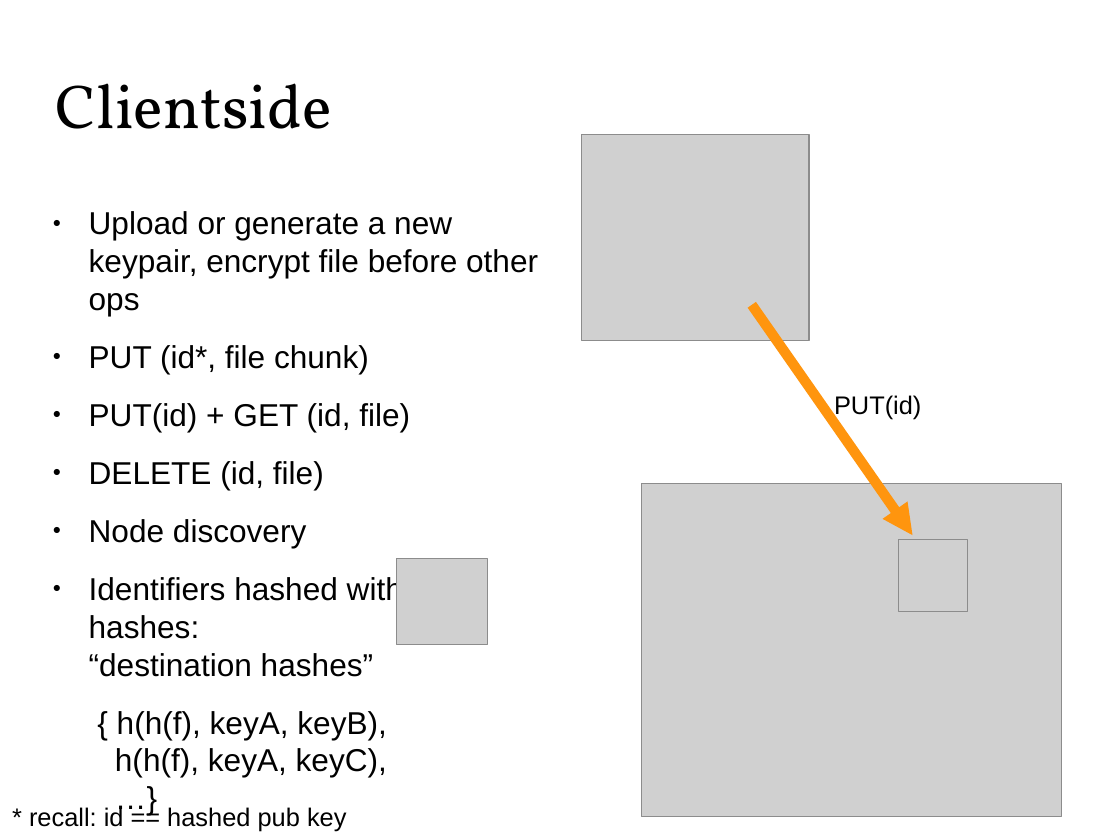
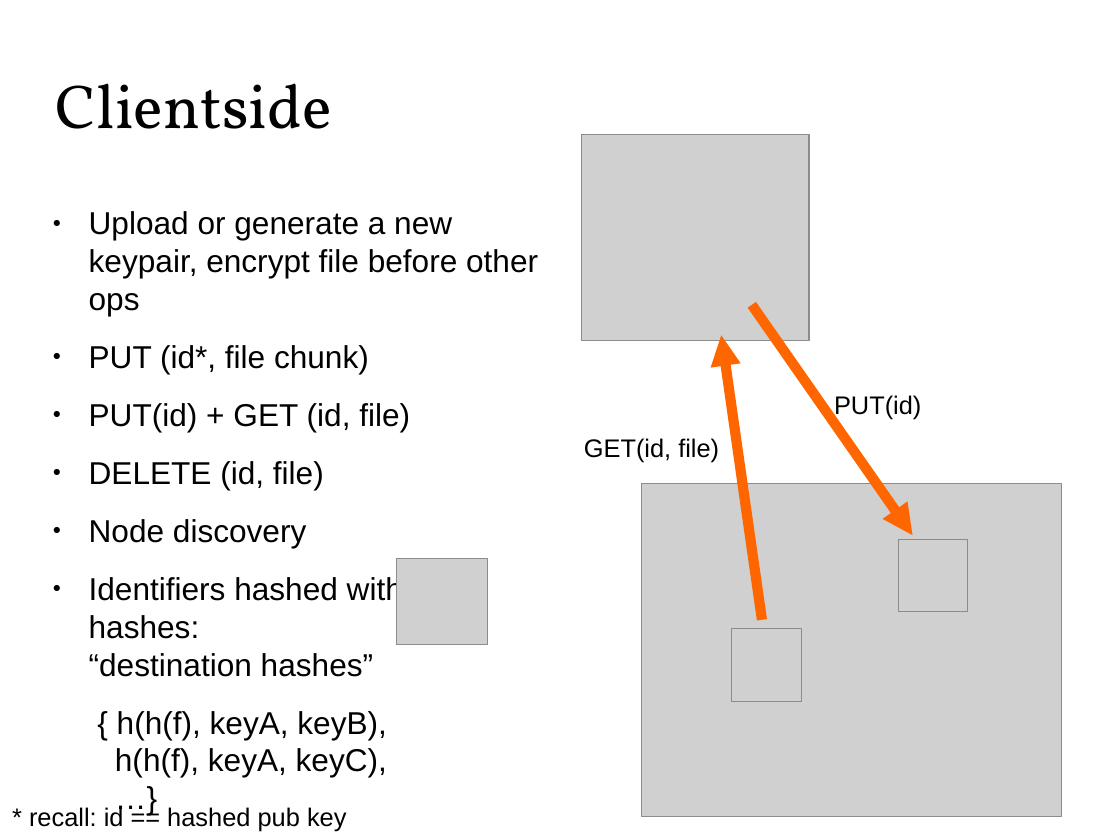
Before and after one commit to Zandrr/phonebook.js, a slide deck: slide 9 of documentation/ecen5013_presentation.odp (slide 10 before the commit). Drawn at 1120x840 pixels with LibreOffice and Linux fonts; fonts in the diff are those of the drawing; grey boxes stand for pictures. Boxes give left, top, right and bottom in pixels: in the first picture for what was removed or moved away, otherwise in the second. Text is boxed around its words. In the diff, an @@ line names an element or a change of style, - is before the commit and + after.

```diff
--- a/documentation/ecen5013_presentation.odp
+++ b/documentation/ecen5013_presentation.odp
@@ arrow (752, 305) - (913, 536): stroke #FF950E 7.2 pt to #FF6600 7.2 pt @@
@@ arrow added from (762, 620) to (722, 335), #FF6600 7.2 pt @@
@@ text added at (x1=584, y1=438, x2=719, y2=462), 18 pt, text #000000 @@
+GET(id, file)
@@ picture added at (x1=732, y1=628, x2=802, y2=701) @@
```
Also in this commit, not shown: 6 other slides changed, 1 other file.
